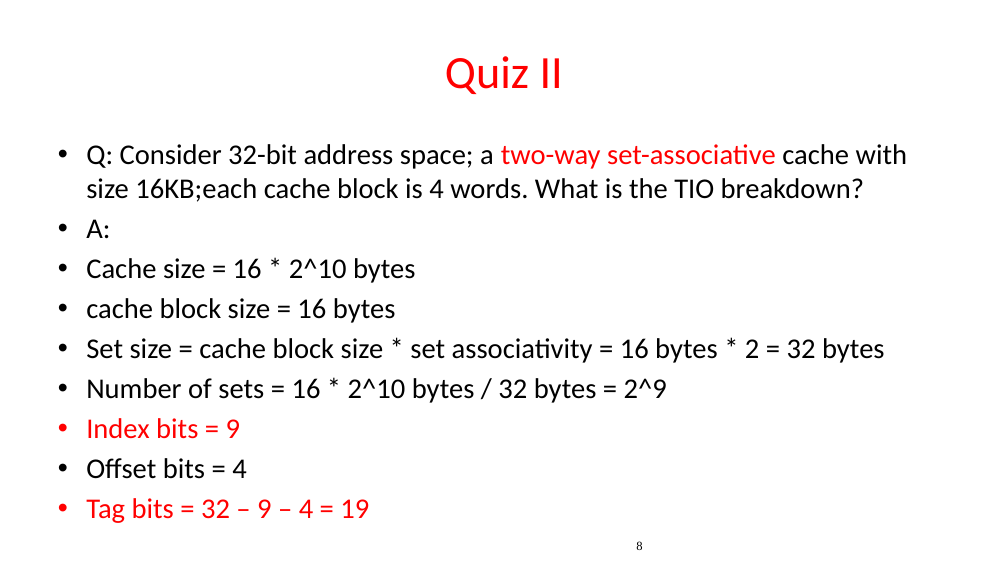
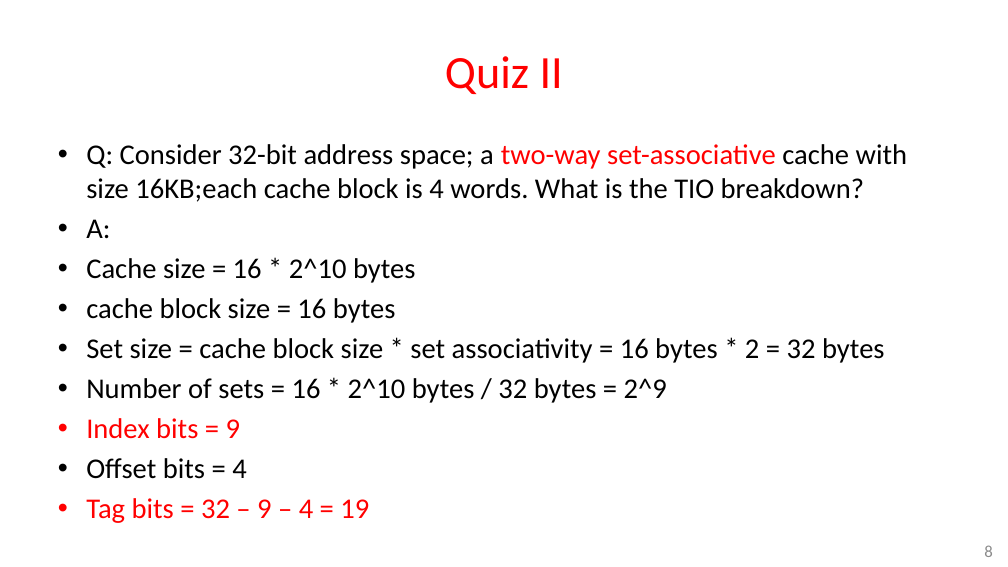
Before and after one commit to guhofstra/CSC256Fa25, a slide deck: slide 8 of PPTs/L7-Exercises ANS.pptx. Drawn at 1008x567 pixels with LibreOffice and Linux fonts; fonts in the diff are those of the drawing. Boxes give left, top, right and bottom in pixels: in the first picture for what was removed or moved away, otherwise in the second. Text is boxed around its words. In the diff, an @@ line names an element or a change of style, - is before the commit and + after.

```diff
--- a/PPTs/L7-Exercises ANS.pptx
+++ b/PPTs/L7-Exercises ANS.pptx
@@ page number: place and size @@
-page number at [636, 541, 642, 550]
+page number at [984, 545, 992, 557]
@@ page number at [984, 545, 992, 557]: size 12 to 16 pt, font Times New Roman to Calibri, text colour #000000 to #8C8C8C; alignment centre to right @@
```
Also in this commit, not shown: 45 other slides changed, 1 other file.
